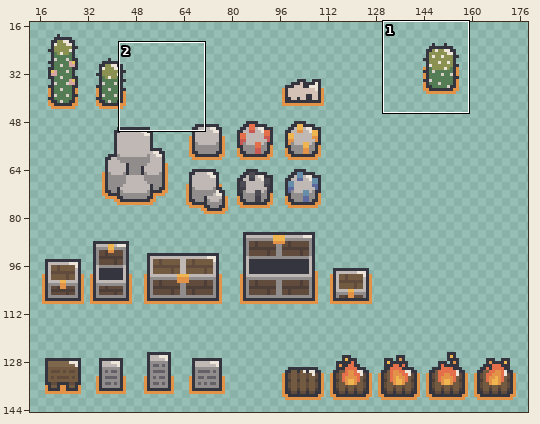
Sprite sheet, stored at Assets/Images/Tilesets/fantasy/desert_/desert_ [resources].png. Above: a wide view before the commit, with the close-up outlined.
Close-up. Before the edit:
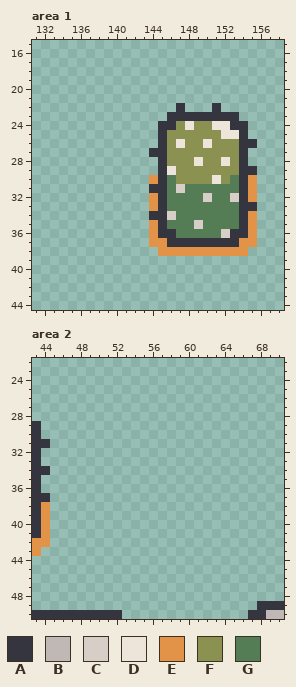
The file is 192x160 pixels. Shown: area 1: x 131..158, y 15..44; area 2: x 43..70, y 22..50. The wide view leaves out empty margins.
Palette (. is transparent): A #353540  B #bfb8b4  C #d6cec7  D #ede4da  E #e39347  F #8b9150  G #557d55
Pixels before, area 1, first column x 144:
22 ...A...A....
23 ..AAAAAAAA..
24 .AAFDFFDDAA.
25 .AFFFFFFDDA.
26 .AFDFFDFFFAA
27 AAFFFFFFFFA.
28 .AFFFDFFDFA.
29 .ADFFFFFFFAA
30 EAGFFFFDFGAE
31 AAGCGGGGGGAE
32 EAGGGGCGGCAE
33 EAGGGGGGGGAA
34 AACGGGGGGGAE
35 EAGGGCGGGGAE
36 EAAGGGGGCAAE
37 EEAAAAAAAAEE
38 .EEEEEEEEEE.
Pixels before, area 2, first column x 43:
29 A...........................
30 A...........................
31 AA..........................
32 A...........................
33 A...........................
34 AA..........................
35 A...........................
36 A...........................
37 AA..........................
38 AE..........................
39 AE..........................
40 AE..........................
41 AE..........................
42 EE..........................
43 E...........................
44 ............................
45 ............................
46 ............................
47 ............................
48 ............................
49 .........................AAA
50 AAAAAAAAAA..............AABB
The same view after the edit:
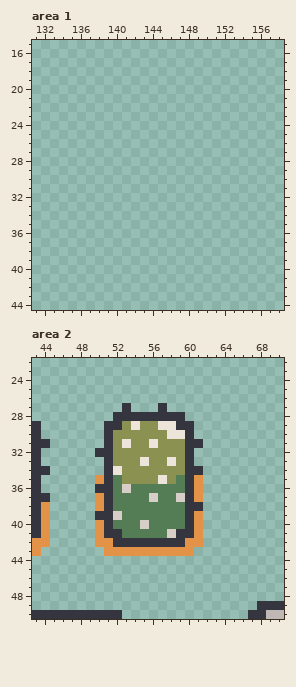
Change:
{"where": "area 1"}
{"y":22,"x":147,"old":"A","new":"."}
{"y":22,"x":151,"old":"A","new":"."}
{"y":23,"x":146,"old":"AAAAAAAA","new":"........"}
{"y":24,"x":145,"old":"AAFDFFDDAA","new":".........."}
{"y":25,"x":145,"old":"AFFFFFFDDA","new":".........."}
{"y":26,"x":145,"old":"AFDFFDFFFAA","new":"..........."}
{"y":27,"x":144,"old":"AAFFFFFFFFA","new":"..........."}
{"y":28,"x":145,"old":"AFFFDFFDFA","new":".........."}
{"y":29,"x":145,"old":"ADFFFFFFFAA","new":"..........."}
{"y":30,"x":144,"old":"EAGFFFFDFGAE","new":"............"}
{"y":31,"x":144,"old":"AAGCGGGGGGAE","new":"............"}
{"y":32,"x":144,"old":"EAGGGGCGGCAE","new":"............"}
{"y":33,"x":144,"old":"EAGGGGGGGGAA","new":"............"}
{"y":34,"x":144,"old":"AACGGGGGGGAE","new":"............"}
{"y":35,"x":144,"old":"EAGGGCGGGGAE","new":"............"}
{"y":36,"x":144,"old":"EAAGGGGGCAAE","new":"............"}
{"y":37,"x":144,"old":"EEAAAAAAAAEE","new":"............"}
{"y":38,"x":145,"old":"EEEEEEEEEE","new":".........."}
{"where": "area 2"}
{"y":27,"x":53,"old":".","new":"A"}
{"y":27,"x":57,"old":".","new":"A"}
{"y":28,"x":52,"old":"........","new":"AAAAAAAA"}
{"y":29,"x":51,"old":"..........","new":"AAFDFFDDAA"}
{"y":30,"x":51,"old":"..........","new":"AFFFFFFDDA"}
{"y":31,"x":51,"old":"...........","new":"AFDFFDFFFAA"}
{"y":32,"x":50,"old":"...........","new":"AAFFFFFFFFA"}
{"y":33,"x":51,"old":"..........","new":"AFFFDFFDFA"}
{"y":34,"x":51,"old":"...........","new":"ADFFFFFFFAA"}
{"y":35,"x":50,"old":"............","new":"EAGFFFFDFGAE"}
{"y":36,"x":50,"old":"............","new":"AAGCGGGGGGAE"}
{"y":37,"x":50,"old":"............","new":"EAGGGGCGGCAE"}
{"y":38,"x":50,"old":"............","new":"EAGGGGGGGGAA"}
{"y":39,"x":50,"old":"............","new":"AACGGGGGGGAE"}
{"y":40,"x":50,"old":"............","new":"EAGGGCGGGGAE"}
{"y":41,"x":50,"old":"............","new":"EAAGGGGGCAAE"}
{"y":42,"x":50,"old":"............","new":"EEAAAAAAAAEE"}
{"y":43,"x":51,"old":"..........","new":"EEEEEEEEEE"}
{"label":"erased","picture_box":[149,103,257,256]}
{"label":"added","picture_box":[95,403,203,556]}
